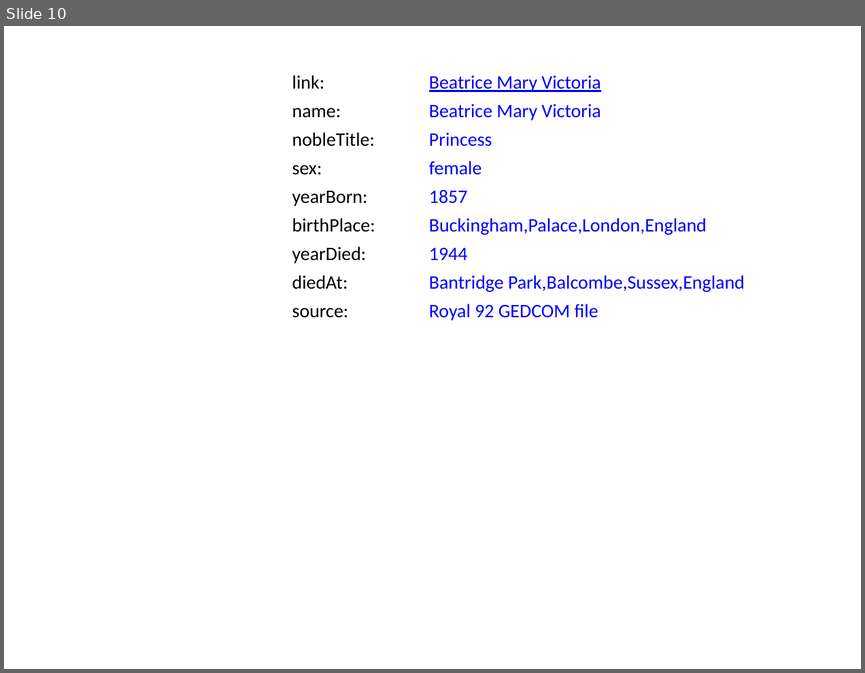
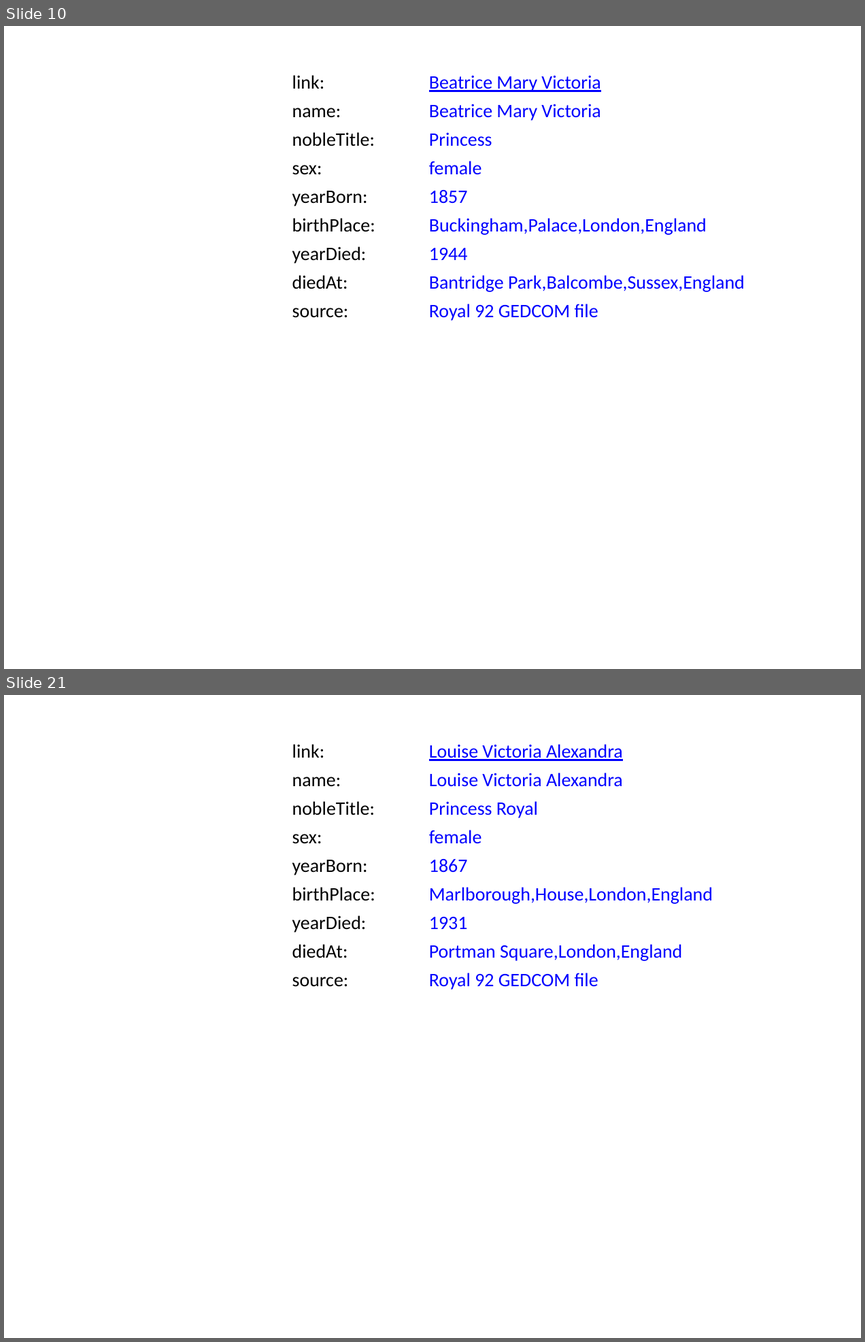
Before and after one commit to BITPlan/com.bitplan.simplegraph, a slide deck: simplegraph-powerpoint/QueenVictoriaRoyal92.pptx. Shown one above the other, each under a label of ours: slide 10 before the commit, slides 10 and 21 after it; the slides between them are not shown. The pictures are 865x673 and 865x1342 pixels, drawn with LibreOffice and Linux fonts; fonts in the diff are those of the drawing. Boxes give left, top, right and bottom in pixels: in the first picture for what was removed or moved away, otherwise in the second. Text is boxed around its words. In the diff, an @@ line names an element or a change of style, - is before the commit and + after.

```diff
--- a/simplegraph-powerpoint/QueenVictoriaRoyal92.pptx
+++ b/simplegraph-powerpoint/QueenVictoriaRoyal92.pptx
@@ slide 21 added at [4,695,861,1338], background #FFFFFF @@
@@ text added at [292,744,325,758], 16 pt, text #000000 @@
+link:
@@ text added at [429,744,623,761], 16 pt, text #0000FF @@
+Louise Victoria Alexandra
@@ text added at [429,773,623,787], 16 pt, text #0000FF, underline @@
+Louise Victoria Alexandra
@@ text added at [292,777,341,787], 16 pt, text #000000 @@
+name:
@@ text added at [292,801,375,815], 16 pt, text #000000 @@
+nobleTitle:
@@ text added at [429,801,538,818], 16 pt, text #0000FF @@
+Princess Royal
@@ text added at [292,834,322,844], 16 pt, text #000000 @@
+sex:
@@ text added at [429,830,482,844], 16 pt, text #0000FF @@
+female
@@ text added at [292,860,368,875], 16 pt, text #000000 @@
+yearBorn:
@@ text added at [429,859,468,872], 16 pt, text #0000FF @@
+1867
@@ text added at [292,887,375,901], 16 pt, text #000000 @@
+birthPlace:
@@ text added at [429,887,713,904], 16 pt, text #0000FF @@
+Marlborough,House,London,England
@@ text added at [292,915,366,932], 16 pt, text #000000 @@
+yearDied:
@@ text added at [429,917,468,930], 16 pt, text #0000FF @@
+1931
@@ text added at [292,944,348,958], 16 pt, text #000000 @@
+diedAt:
@@ text added at [429,944,682,961], 16 pt, text #0000FF @@
+Portman Square,London,England
@@ text added at [292,977,349,987], 16 pt, text #000000 @@
+source:
@@ text added at [429,972,598,989], 16 pt, text #0000FF @@
+Royal 92 GEDCOM file
```
Also in this commit, not shown: 39 other slides added, 6 other files.
